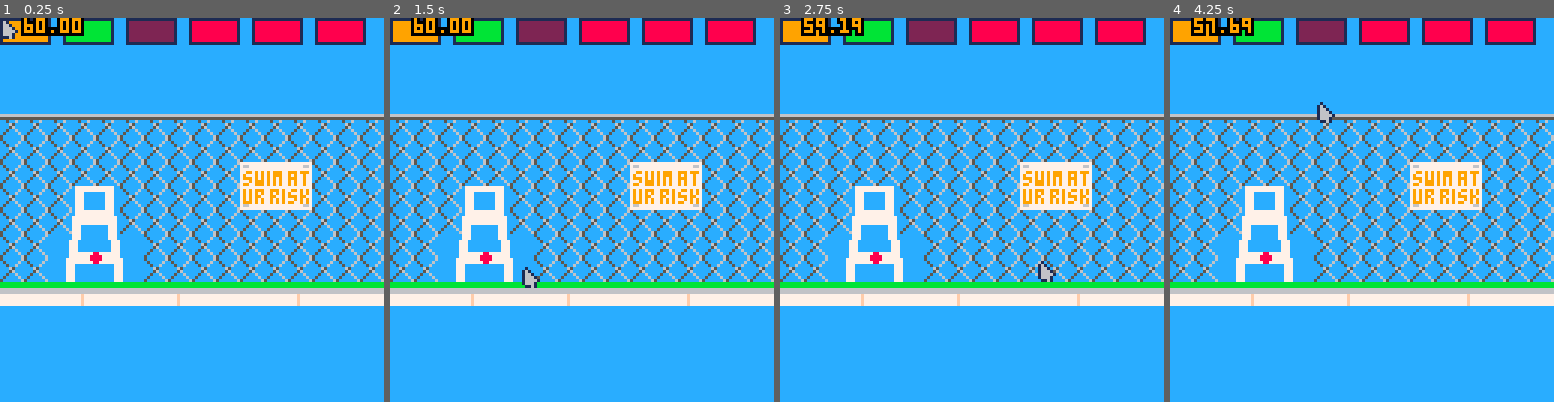
Above: before the commit, frames 1-4 (left to right).
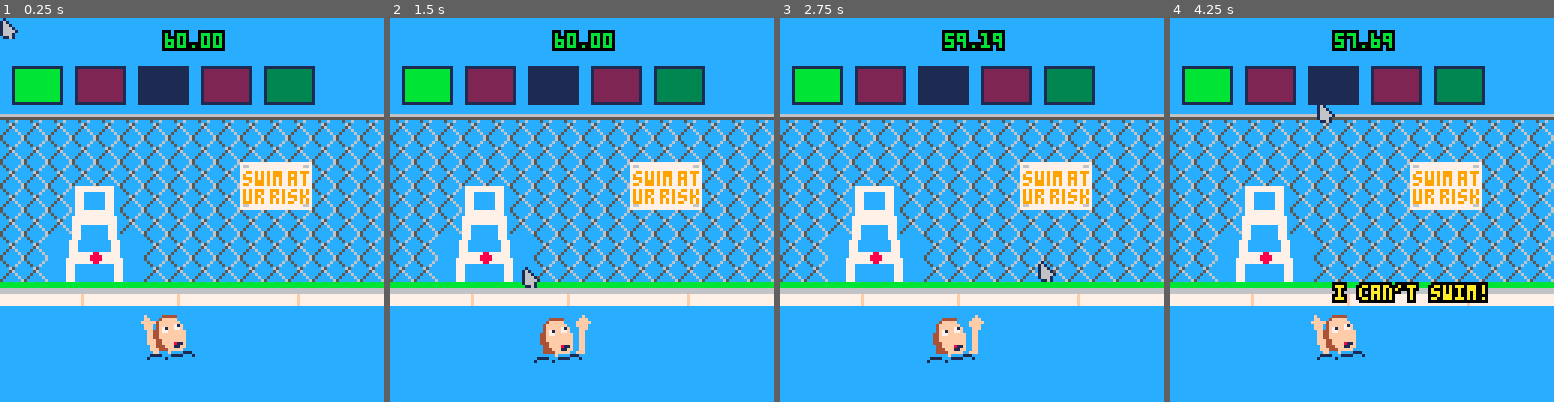
Above: after the commit, the same moments.

Repository: michaeljosephpurdy/2023-summer-game-jam
Game: PICO-8 cartridge game.p8
Two runs of this game, one before a commit and one after it. Both use one fixed random seed, a clock stepped at 60 frames per second and the inputs below.
Inputs (mouse positions are in pixels of both pictures, inside the frame that each line leads up to):
- Up to frame 1 (0.25 s): no input
- Up to frame 2 (1.5 s): click (459, 121) at 0.67 s; click (520, 267) at 1.22 s
- Up to frame 3 (2.75 s): click (975, 114) at 1.77 s; click (1037, 259) at 2.32 s
- Up to frame 4 (4.25 s): click (1492, 106) at 2.87 s; click (1254, 256) at 3.42 s; click (1315, 102) at 3.97 s

The runs differ from the first frame. In frame 1, 14% of the frame differs, in the area x 0-96%, y 0-90%; in frame 2, 14%; in frame 3, 14%; in frame 4, 16%.

Commit message:
coming along

Diff:
--- a/game.p8
+++ b/game.p8
@@ -11,6 +11,12 @@
  mouse.init()
  init_actors()
  change_state(state_game)
+ swimmer.init()
+ clock.init()
+ gameover.init()
+ subscribe('gameover',function()
+  change_state(state_over)
+ end)
 end
 
 function _update()
@@ -21,27 +27,33 @@
   update_buttons()
   clock.update(dt)
   update_actors(dt)
+  swimmer.update(dt)
  elseif state==state_title then
  elseif state==state_over then
+  gameover.update(dt)
  end
  before=t()
 end
 
 function _draw()
  cls(12)
+ pal()
  if state==state_game then
   map()
+  swimmer.draw()
   draw_actors()
   draw_buttons()
   clock.draw()
+  mouse.draw()
  elseif state==state_title then
  elseif state==state_over then
- end
- mouse.draw()
+  gameover.draw()
+ end
 end
 
 change_state=function(new_state)
  log('from '..state..' to '..new_state)
+ --timed_function.clear()
  local old_state=state
  state=new_state
  if old_state==state_title then
@@ -71,38 +83,47 @@
   t='spear',
  },{
   c=2,
+  t='buoy',
  },{
-  c=8,
+  c=1,
+  t='helmet',
  },{
-  c=8,
+  c=2,
  },{
-  c=8,
+  c=3,
+ },{
+  c=4,
  },
 }
 local new_button=function(i)
  local b={
   pushed=false,
-  x=i + 20*i,
+  paused=false,
+  x=(i+20*(i-1))+3,
   w=16,
-  y=0,
-  h=8,
+  y=16,
+  h=12,
   c=9
  }
  for k,v in pairs(_data[i]) do
   b[k]=v
  end
  mouse.add_listener(b,function()
+  if b.pushed or b.paused then return end
   b.pushed=true
   publish('clicked',b.t)
  end)
- subscribe('clock.over',function()
-  b.pushed=true
+ subscribe('swimmer.dead',function()
+  b.paused=true
+ end)
+ subscribe('buttons.pause',function()
+  b.paused=not b.paused
  end)
  return b
 end
 
 make_buttons=function()
- for i=0,5 do
+ for i=1,5 do
   b=new_button(i)
   add(buttons,b)
  end
@@ -115,12 +136,12 @@
 draw_buttons=function()
  foreach(buttons,function(b)
   color(b.c)
-  if b.pushed then
+  if b.pushed or b.paused then
    color(6)
   end
   rectfill(b.x,b.y,b.x+b.w,b.y+b.h)
   color(1)
-  if b.pushed then
+  if b.pushed or b.paused then
    color(5)
   end
   rect(b.x,b.y,b.x+b.w,b.y+b.h)
@@ -219,6 +240,13 @@
  end
  print(msg,x,y)
 end
+function lerp(a,b,t)
+ return a+(b-a)*t
+end
+function easeoutelastic(t)
+ if(t==1) return 1
+ return 1-2^(-10*t)*cos(2*t)
+end
 
 -->8
 --events
@@ -244,10 +272,12 @@
 --timed function
 timed_function={
  fns={},
+ clear=function()
+  timed_function.fns={}
+ end,
  update=function(dt)
   foreach(timed_function.fns,function(o)
    -- o[1] is time
-   log(o)
    o[1]-=dt
    if o[1]<=0 then
     -- o[2] is fn
@@ -264,16 +294,33 @@
 -->8
 --clock
 clock={
+ x=55,
+ y=5,
+ c=11,
  reset=function()
   clock.subsec=1
   clock.sec=60
+  clock.pause=true
   clock.over=true
+ end,
+ init=function()
+  subscribe('swimmer.dead',function()
+   clock.over=true
+  end)
  end,
  start=function()
   clock.over=false
+  clock.pause=false
  end,
  update=function(dt)
-  if clock.over then return end
+  if clock.pause then return end
+  if clock.over then
+   clock.c=8
+   if t()%1==0 then
+    clock.c=0
+   end
+   return
+  end
   clock.subsec-=dt*100
 		if clock.subsec<=0 then
 		 clock.subsec=100
@@ -283,64 +330,128 @@
    clock.sec=0
    clock.subsec=1
    clock.over=true
-   publish('clock.over')
+   publish('buttons.pause')
+   publish('swimmer.dead','drowned')
+  end
+  if clock.sec==0 then
+   clock.c=8
+  elseif clock.sec<15 then
+   clock.c=8
+  elseif clock.sec<30 then
+   clock.c=9
+  elseif clock.sec<45 then
+   clock.c=10
+  else
+   clock.c=11
   end
  end,
  draw=function()
-  if clock.sec<15 then
-   color(8)
-  elseif clock.sec<30 then
-   color(9)
-  elseif clock.sec<45 then
-   color(10)
+  local x=clock.x
+  local y=clock.y
+  local c=clock.c
+  if clock.sec >=10 then
+   pprint(flr(clock.sec),x,y,c)
   else
-   color(11)
-  end
-  if clock.sec >=10 then
-   pprint(flr(clock.sec),8,0)
+   pprint('0'..flr(clock.sec),x,y,c)
+  end
+  pprint('.',x+8,y,c)
+  if clock.subsec>=10 then
+   pprint(flr(clock.subsec-1),x+12,y,c)
   else
-   pprint('0'..flr(clock.sec),8,0)
-  end
-  pprint('.',16,0)
-  if clock.subsec>=10 then
-   pprint(flr(clock.subsec-1),20,0)
-  else
-   pprint('0'..flr(clock.subsec-1),20,0)
+   pprint('0'..flr(clock.subsec-1),x+12,y,c)
   end
  end,
 }
 -->8
 --actors
 local actors={}
+
+function get_actor(t)
+ actor=nil
+ foreach(actors,function(a)
+  if a.t==t then
+   actor=a
+  end
+ end)
+ return actor
+end
+function is_actor_active(t)
+ active=false
+ local a=get_actor(t)
+ return a!=nil and a.idle==false
+end
+
 function init_actors()
+ local buoy={
+  t='buoy',
+  x=-30,y=64,w=2,h=2,
+ }
+ buoy.update=function(dt)
+  if buoy.done then return end
+  if is_actor_active('helmet') then
+   buoy.done=true
+  else
+   buoy.x=lerp(buoy.x,swimmer.x,3*dt)
+   buoy.y=lerp(buoy.y,swimmer.y,easeoutelastic(2*dt))
+  	if collide(buoy,swimmer) then
+  	 buoy.done=true
+  	 publish('swimmer.dead','buoy')
+  	end
+  end
+ end
+ buoy.draw=function()
+  spr(3,buoy.x,buoy.y,2,2)
+ end
  local spear={
+  t='spear',
   latched=false,
-  x=50,
-  y=100,
+  x=150,w=2,
+  y=-30,h=2,
  }
+ add(actors,buoy)
  spear.update=function(dt)
+  local t=10*dt
+  if is_actor_active('buoy') then
+  else
+   spear.x=lerp(spear.x,swimmer.x,t)
+   spear.y=lerp(spear.y,swimmer.y+1,t)
+   if clock.sec<5 then
+    spear.hide=true
+   end
+   if collide(spear,swimmer) then
+    spear.latched=true
+    publish('swimmer.dead','spear')
+   end
+  end
  end
  spear.draw=function()
-  line(spear.x+4,spear.y,0,0)
+  if spear.hide then return end
   if not spear.latched then
    spr(1,spear.x-7,spear.y+7)
   end
   spr(2,spear.x,spear.y)
+  color(9)
+  line(spear.x+5,spear.y+3,130,80)
  end
  subscribe('clicked',function(t)
-  if t!='spear' then return end
-  spear.idle=false
+  local a=get_actor(t)
+  if a then
+   a.idle=false
+  end
  end)
  add(actors,spear)
  foreach(actors,function(a)
   a.idle=true
  end)
 end
+
 function update_actors(dt)
  foreach(actors,function(a)
+  if a.idle then return end
   a.update(dt)
  end)
 end
+
 function draw_actors(dt)
  foreach(actors,function(a)
   if a.idle then return end
@@ -348,17 +459,149 @@
  end)
 end
 
+-->8
+--swimmer
 swimmer={
  idle=false,
- x=100,
- y=100,
+ x=65,w=8,
+ y=105,h=8,
+ msg='',
+ msgtimer=3,
+ msgs={
+  'help!',
+  "i can't swim!",
+  'someone!',
+  '',
+ }
 }
+swimmer.init=function()
+ subscribe('swimmer.saved',function()
+  publish('gameover','win')
+ end)
+ subscribe('swimmer.dead',function(cause)
+  swimmer.dead=true
+  swimmer.deadspr=124
+  timed_function.new(function()
+   swimmer.deadspr=125
+  end,1)
+  timed_function.new(function()
+   swimmer.deadspr=126
+  end,2)
+  timed_function.new(function()
+   swimmer.deadspr=255
+  end,3)
+  timed_function.new(function()
+   publish('gameover',cause)
+  end,4)
+ end)
+end
 swimmer.update=function(dt)
+ swimmer.msgtimer-=dt
+ if swimmer.msgtimer<0 then
+  swimmer.msg=rnd(swimmer.msgs)
+  swimmer.msgtimer=3+rnd(3)
+ end
 end
 swimmer.draw=function()
- spr(122,swimmer.x,swimmer.y)
-end
-add(actors,swimmer)
+ local x=swimmer.x-10
+ local y=swimmer.y
+ if not swimmer.dead then
+  y+=sin(t())
+  x+=sin(t()+t())
+  spr(106,x-6,y-6,2,2)
+  spr(108,x-6,y+3,2,1)
+  pprint(swimmer.msg,x,y-15,10)
+  if sin(t())>0 then
+   spr(105,x+6,y-8,1,2)
+  else
+   spr(104,x-8,y-8,1,2)
+  end
+  return
+ end
+
+ x+=3
+ y+=3
+ spr(swimmer.deadspr,x,y)
+end
+
+-->8
+local fx={}
+update_fx=function(dt)
+
+end
+draw_fx=function()
+ foreach(fx,function(f)
+  f.draw()
+ end)
+end
+-->8
+--gameover
+gameover={}
+gameover.msgs={
+ buoy=
+ 'drowning swimmer knocked in\n'
+..'head by rescuer with buoy.\n'
+..'proceeds to drown.\n',
+ spear=
+ 'swimmer brutally speared\n'
+..'in bizarre rescue attempt.\n'
+..'witnesses unclear what\n'
+..'rescuer was thinking as\n'
+..'spears are "very dangerous".\n'
+..'lawmakers push new\n'
+..'controversial bill titled\n'
+..'"no deadly spears at pools".\n'
+..'spear lobbyists claim\n'
+..'unconstitutional.'
+,
+ drowned=
+ 'swimmer drowned.\n'
+..'sources unsure why no one\n'
+..'jumped in and attempted\n'
+..'a rescue.\n'
+..'"i don\'t understand why no\n'
+..'one would help!" cried a\n'
+..'witness.\n\n'
+..'witness replied "no comment"\n'
+..'when asked why they did\n'
+..'not attempt to save swimmer.'
+}
+gameover.init=function()
+ subscribe('gameover',function(cause)
+  gameover.cause=cause
+  gameover.headline='death at local swimming pool'
+  if cause=='win' then
+   gameover.headline='     hero saves swimmer'
+  end
+  gameover.msg=gameover.msgs[cause]
+  timed_function.new(function()
+   gameover.ready=true
+  end,3)
+ end)
+end
+gameover.update=function(dt)
+ if not gameover.ready then
+  return
+ end
+end
+gameover.draw=function()
+ cls(7)
+ local umargin=27
+ local lmargin=7
+ spr(128,4,6,16,2)
+ rect(4,4,120,120,5)
+ pprint(gameover.headline,
+  lmargin,umargin,7,0)
+ line(4,24,120,24,5)
+ line(4,umargin+8,120,umargin+8,5)
+ print(gameover.msg,lmargin,umargin+16)
+ if gameover.ready and sin(t())<0then
+  pprint('-any button to try again-',
+   lmargin+5,113,7,0)
+ end
+ --pprint('caused by '..gameover.cause,
+ -- lmargin,20,7,0)
+end
 
 
 
@@ -493,13 +736,13 @@
 cfcfcfcfcfcfcfcfcfcfcfcfcfcfcfcf00000000000000000000000000000000000000000000000000000000000000000000000000000000000000000000000000000000000000000000000000000000000000000000000000000000000000000000000000000000000000000000000000000000000000000000000000000000
 cfcfcfcfcfcfcfcfcfcfcfcfcfcfcfcf00000000000000000000000000000000000000000000000000000000000000000000000000000000000000000000000000000000000000000000000000000000000000000000000000000000000000000000000000000000000000000000000000000000000000000000000000000000
 cfcfcfcfcfcfcfcfcfcfcfcfcfcfcfcf00000000000000000000000000000000000000000000000000000000000000000000000000000000000000000000000000000000000000000000000000000000000000000000000000000000000000000000000000000000000000000000000000000000000000000000000000000000
+dadadadadadadadadadadadadadadada00000000000000000000000000000000000000000000000000000000000000000000000000000000000000000000000000000000000000000000000000000000000000000000000000000000000000000000000000000000000000000000000000000000000000000000000000000000
 dbdbdbdbdbdbdbdbdbdbdbdbdbdbdbdb00000000000000000000000000000000000000000000000000000000000000000000000000000000000000000000000000000000000000000000000000000000000000000000000000000000000000000000000000000000000000000000000000000000000000000000000000000000
-dcdcdcdcdcdcdcdcdcdcdcdcdcdcdcdc00000000000000000000000000000000000000000000000000000000000000000000000000000000000000000000000000000000000000000000000000000000000000000000000000000000000000000000000000000000000000000000000000000000000000000000000000000000
-dcdcdcdcdcdcdcdcdcdcdddedfdcdcdc00000000000000000000000000000000000000000000000000000000000000000000000000000000000000000000000000000000000000000000000000000000000000000000000000000000000000000000000000000000000000000000000000000000000000000000000000000000
-dcdcdcc8c9dcdcdcdcdcedeeefdcdcdc00000000000000000000000000000000000000000000000000000000000000000000000000000000000000000000000000000000000000000000000000000000000000000000000000000000000000000000000000000000000000000000000000000000000000000000000000000000
-dcdcdcd8d9dcdcdcdcdcdcdcdcdcdcdc00000000000000000000000000000000000000000000000000000000000000000000000000000000000000000000000000000000000000000000000000000000000000000000000000000000000000000000000000000000000000000000000000000000000000000000000000000000
-dcdce7e8e9eadcdcdcdcdcdcdcdcdcdc00000000000000000000000000000000000000000000000000000000000000000000000000000000000000000000000000000000000000000000000000000000000000000000000000000000000000000000000000000000000000000000000000000000000000000000000000000000
-dcdcf7f8f9fadcdcdcdcdcdcdcdcdcdc00000000000000000000000000000000000000000000000000000000000000000000000000000000000000000000000000000000000000000000000000000000000000000000000000000000000000000000000000000000000000000000000000000000000000000000000000000000
+dbdbdbdbdbdbdbdbdbdbdcdddedbdbdb00000000000000000000000000000000000000000000000000000000000000000000000000000000000000000000000000000000000000000000000000000000000000000000000000000000000000000000000000000000000000000000000000000000000000000000000000000000
+dbdbdbc8c9dbdbdbdbdbecedeedbdbdb00000000000000000000000000000000000000000000000000000000000000000000000000000000000000000000000000000000000000000000000000000000000000000000000000000000000000000000000000000000000000000000000000000000000000000000000000000000
+dbdbdbd8d9dbdbdbdbdbdbdbdbdbdbdb00000000000000000000000000000000000000000000000000000000000000000000000000000000000000000000000000000000000000000000000000000000000000000000000000000000000000000000000000000000000000000000000000000000000000000000000000000000
+dbdbe7e8e9eadbdbdbdbdbdbdbdbdbdb00000000000000000000000000000000000000000000000000000000000000000000000000000000000000000000000000000000000000000000000000000000000000000000000000000000000000000000000000000000000000000000000000000000000000000000000000000000
+dbdbf7f8f9fadbdbdbdbdbdbdbdbdbdb00000000000000000000000000000000000000000000000000000000000000000000000000000000000000000000000000000000000000000000000000000000000000000000000000000000000000000000000000000000000000000000000000000000000000000000000000000000
 fefefefdfefefefdfefefefefdfefefe00000000000000000000000000000000000000000000000000000000000000000000000000000000000000000000000000000000000000000000000000000000000000000000000000000000000000000000000000000000000000000000000000000000000000000000000000000000
 7f7f7f7f7f7f7f7f7f7f7f7f7f7f7f7f00000000000000000000000000000000000000000000000000000000000000000000000000000000000000000000000000000000000000000000000000000000000000000000000000000000000000000000000000000000000000000000000000000000000000000000000000000000
 7f7f7f7f7f7f7f7f7f7f7f7f7f7f7f7f00000000000000000000000000000000000000000000000000000000000000000000000000000000000000000000000000000000000000000000000000000000000000000000000000000000000000000000000000000000000000000000000000000000000000000000000000000000
Not shown, changed: 70 lines of the sprite sheet (__gfx__) section of game.p8
